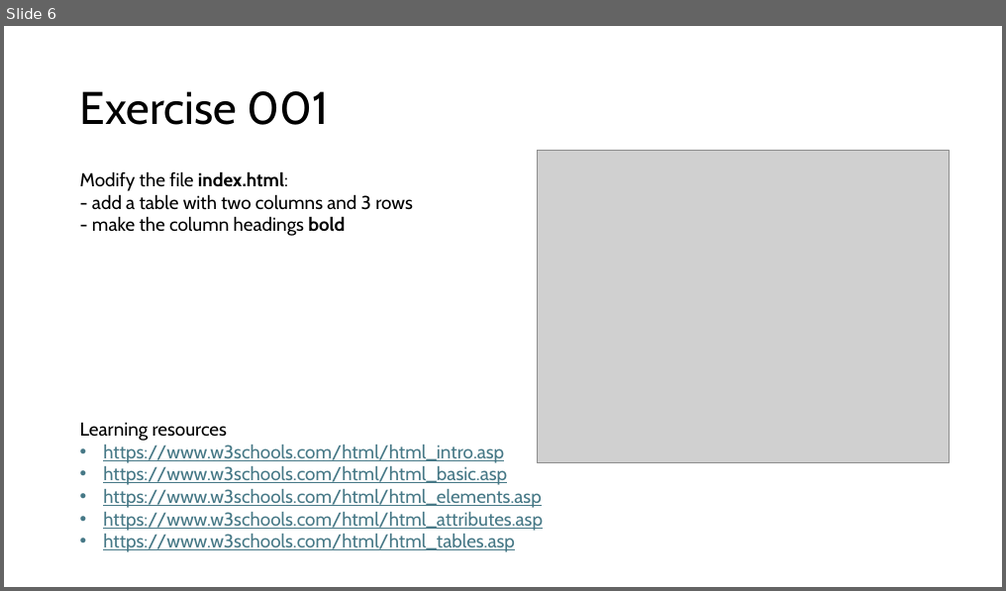
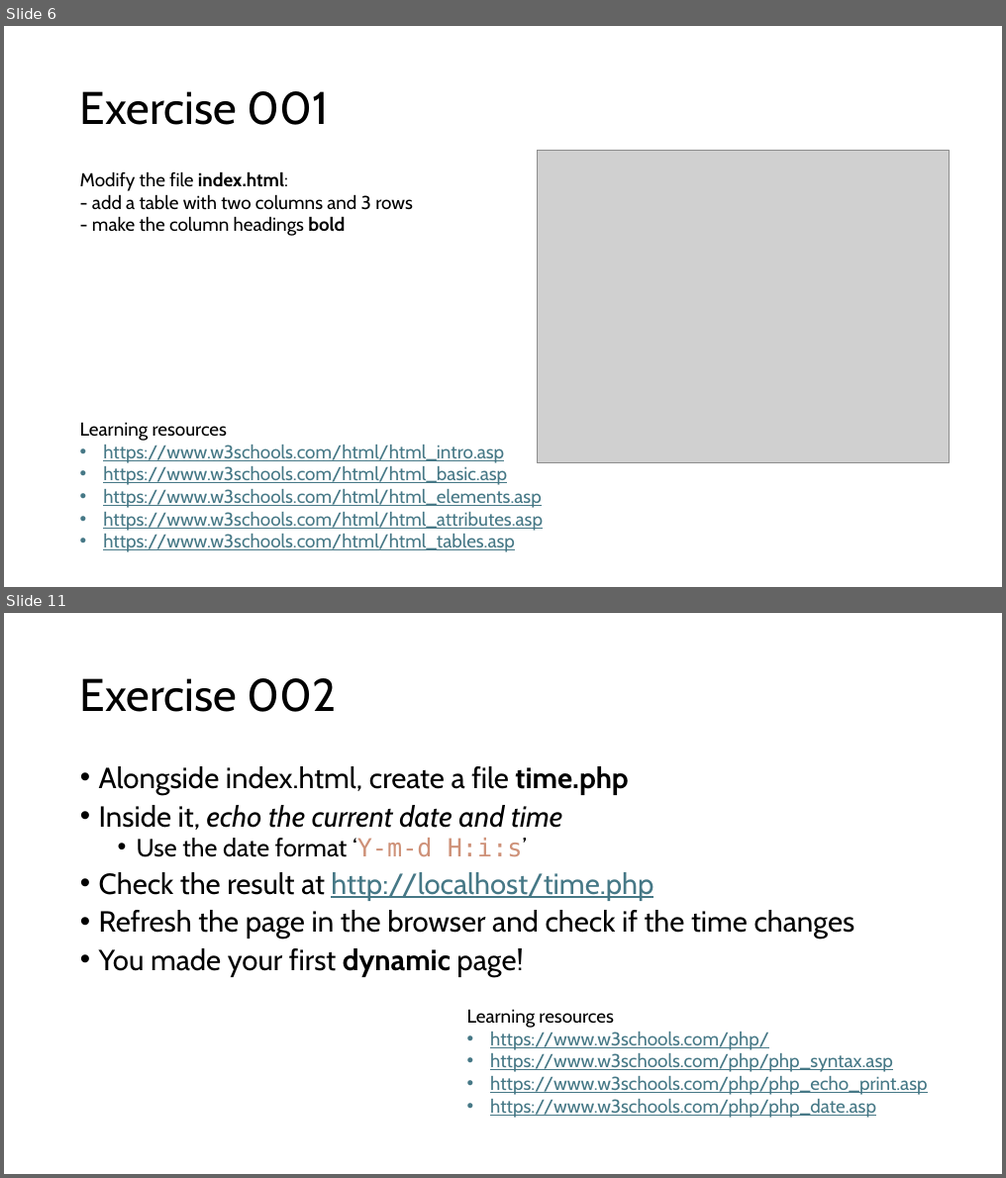
Before and after one commit to mlindhout/webdev, a slide deck: Web Development.pptx. Shown one above the other, each under a label of ours: slide 6 before the commit, slides 6 and 11 after it; the slides between them are not shown. The pictures are 1006x591 and 1006x1178 pixels, drawn with LibreOffice and Linux fonts; fonts in the diff are those of the drawing; grey boxes stand for pictures. Boxes give left, top, right and bottom in pixels: in the first picture for what was removed or moved away, otherwise in the second. Text is boxed around its words. In the diff, an @@ line names an element or a change of style, - is before the commit and + after.

Commit message:
Exercise 002

```diff
--- a/Web Development.pptx
+++ b/Web Development.pptx
@@ slide 11 added at (4,613,1002,1174), background #FFFFFF @@
@@ title added at (80,678,336,712), 44 pt, text #000000 @@
+Exercise 002
@@ text added at (99,766,855,977), 28 pt, text #000000 @@
+• Alongside index.html, create a file time.php
+• Inside it, echo the current date and time
+  • Use the date format ‘Y-m-d H:i:s’
+• Check the result at http://localhost/time.php
+• Refresh the page in the browser and check if the time changes
+• You made your first dynamic page!
@@ text added at (467,1009,927,1118), 18 pt, text #467886, underline @@
+Learning resources
+• https://www.w3schools.com/php/
+• https://www.w3schools.com/php/php_syntax.asp
+• https://www.w3schools.com/php/php_echo_print.asp
+• https://www.w3schools.com/php/php_date.asp
```
Also in this commit, not shown: 2 slides changed, 4 other slides added.
